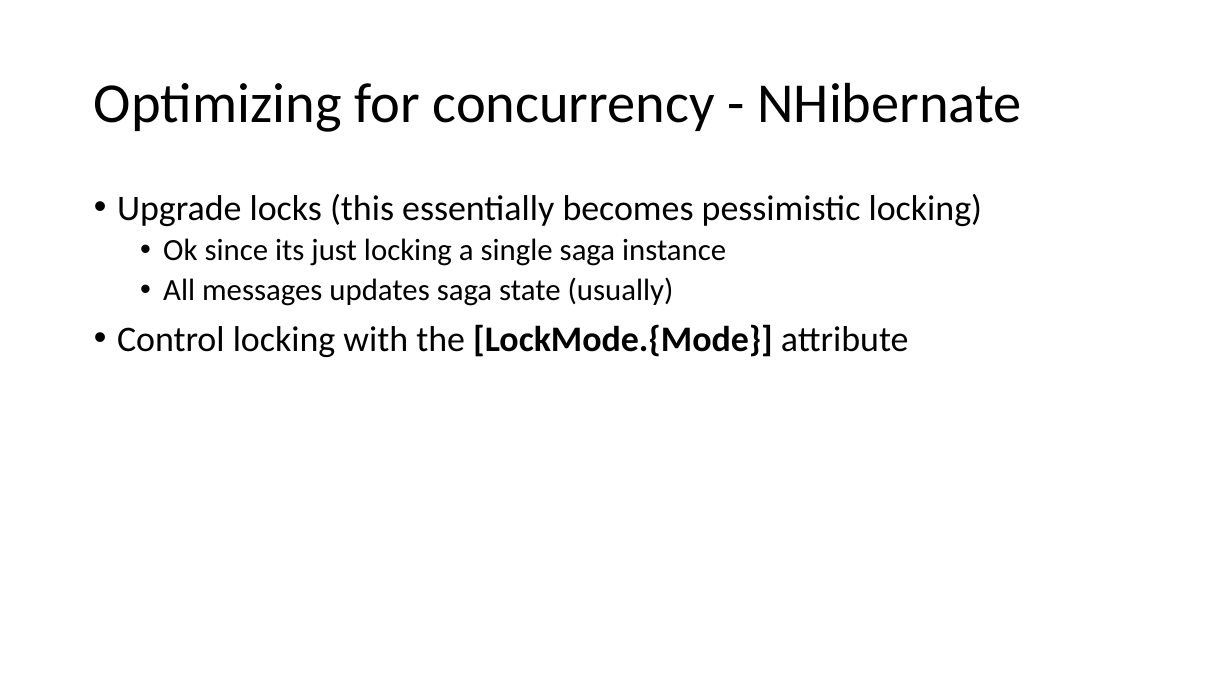
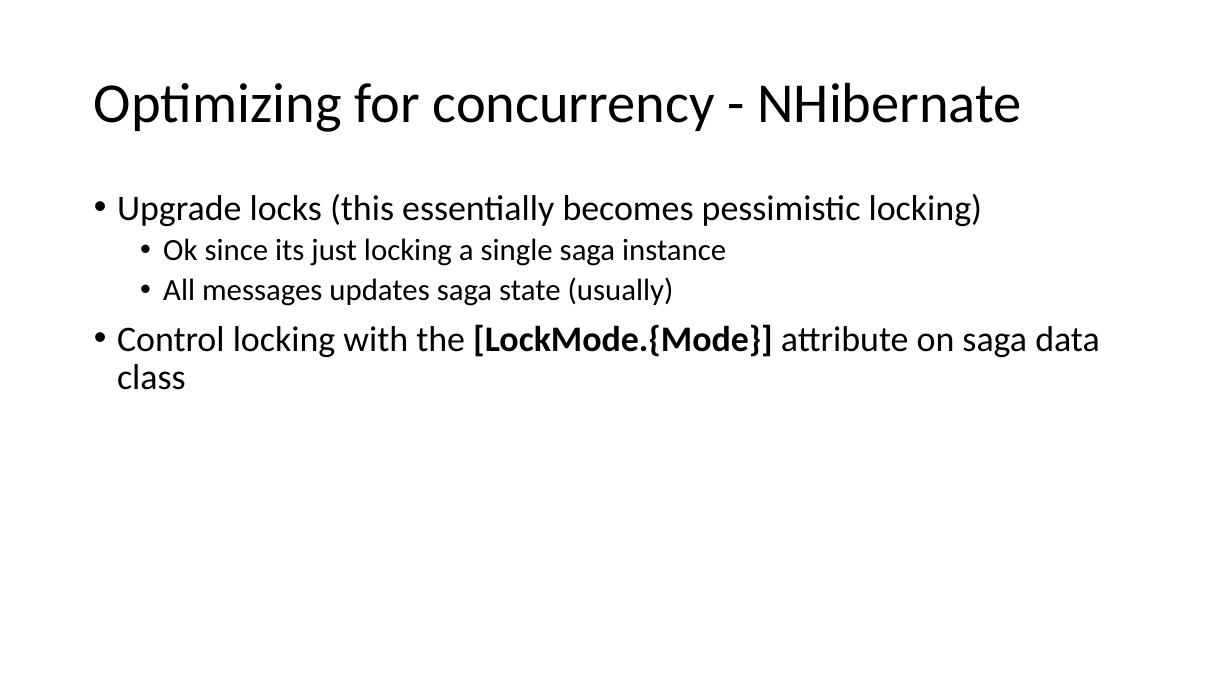
Before and after one commit to Particular/SagaMasterClass, a slide deck: slide 29 of SagaMasterClass.pptx (slide 28 before the commit). Drawn at 1232x693 pixels with LibreOffice and Linux fonts; fonts in the diff are those of the drawing. Boxes give left, top, right and bottom in pixels: in the first picture for what was removed or moved away, otherwise in the second. Text is boxed around its words. In the diff, an @@ line names an element or a change of style, - is before the commit and + after.

```diff
--- a/SagaMasterClass.pptx
+++ b/SagaMasterClass.pptx
@@ text at (117,324,1100,390): text changed @@
-• Control locking with the [LockMode.{Mode}] attribute
+• Control locking with the [LockMode.{Mode}] attribute on saga data class
```
Also in this commit, not shown: 2 other slides changed, 2 slides added.
